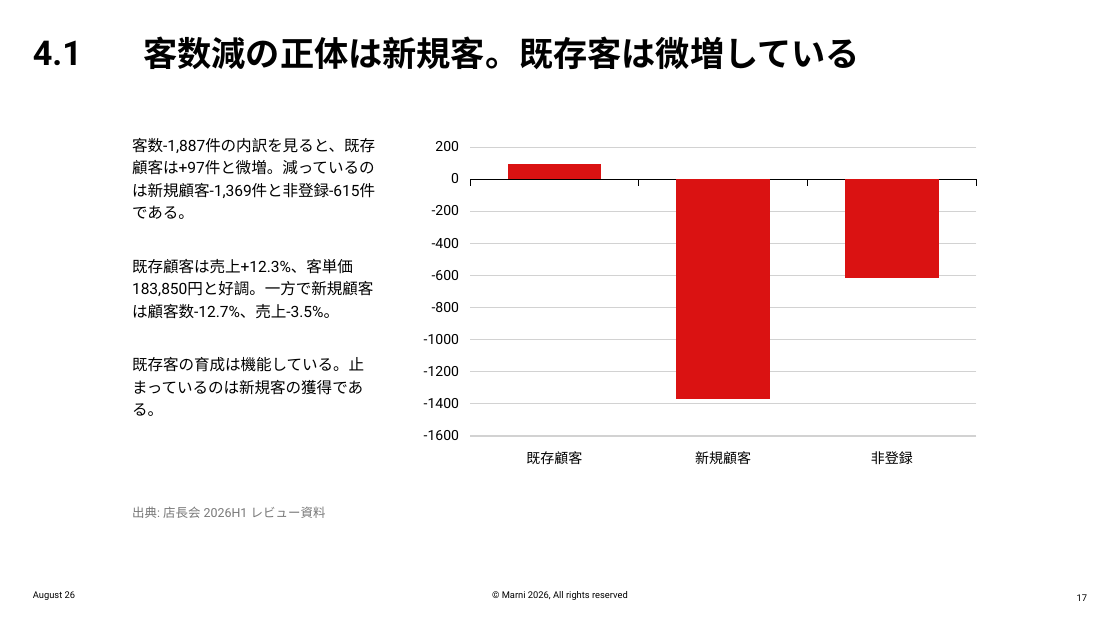
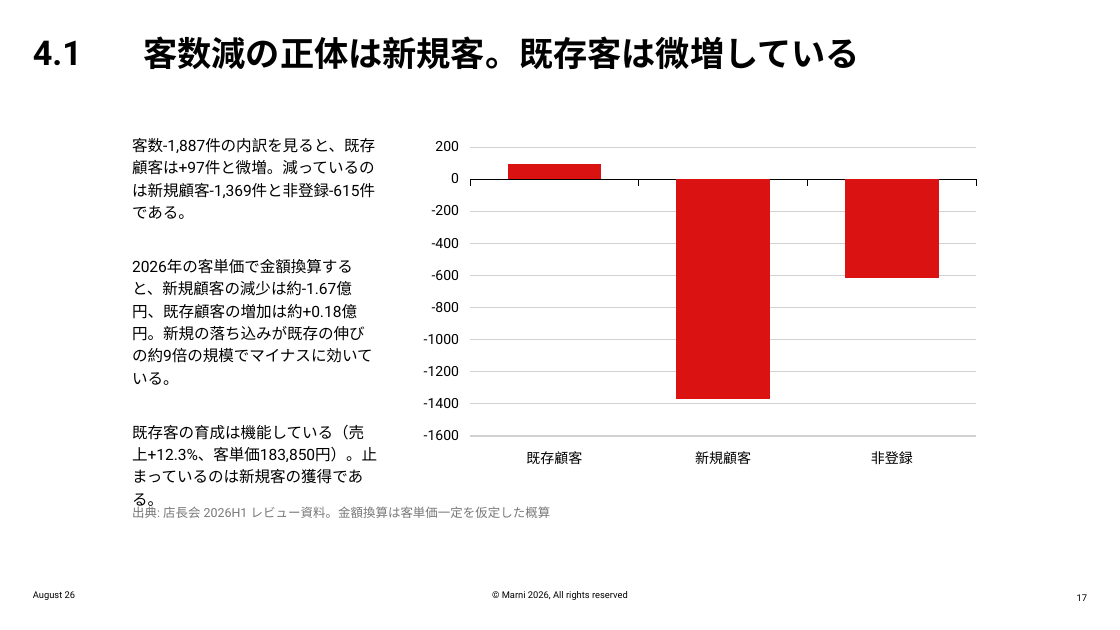
Before and after one commit to classicstyle74-sys/claude-code-workspace, a slide deck: slide 17 of deck/MARNI_2026H1_Sales_Review.pptx. Drawn at 1120x630 pixels with LibreOffice and Linux fonts; fonts in the diff are those of the drawing; background and template pictures are left out. Boxes give left, top, right and bottom in pixels: in the first picture for what was removed or moved away, otherwise in the second. Text is boxed around its words. In the diff, an @@ line names an element or a change of style, - is before the commit and + after.

```diff
--- a/deck/MARNI_2026H1_Sales_Review.pptx
+++ b/deck/MARNI_2026H1_Sales_Review.pptx
@@ text at [132, 281, 377, 484]: text changed @@
-既存顧客は売上+12.3%、客単価183,850円と好調。一方で新規顧客は顧客数-12.7%、売上-3.5%。
-既存客の育成は機能している。止まっているのは新規客の獲得である。
+2026年の客単価で金額換算すると、新規顧客の減少は約-1.67億円、既存顧客の増加は約+0.18億円。新規の落ち込みが既存の伸びの約9倍の規模でマイナスに効いている。
+既存客の育成は機能している（売上+12.3%、客単価183,850円）。止まっているのは新規客の獲得である。
@@ text at [132, 504, 551, 518]: text changed @@
-出典: 店長会 2026H1 レビュー資料
+出典: 店長会 2026H1 レビュー資料。金額換算は客単価一定を仮定した概算
```
Also in this commit, not shown: 6 other slides changed, 1 slide added, 1 other file.
